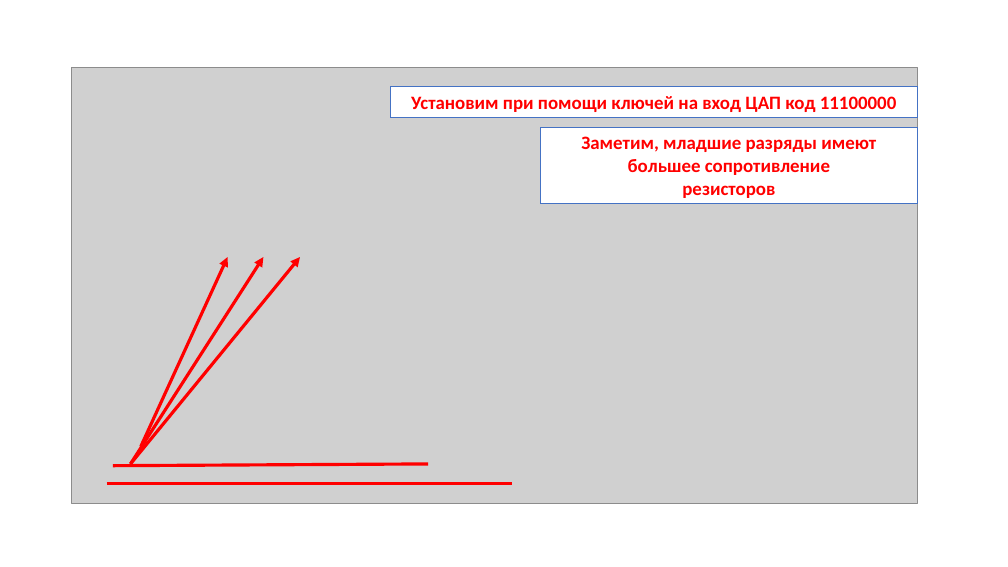
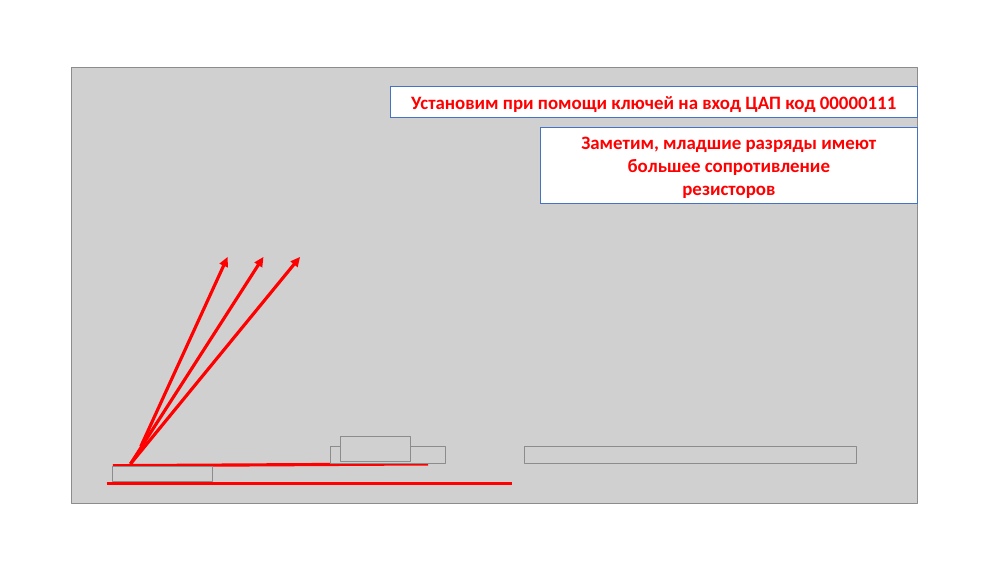
Before and after one commit to AnasEfi/silver-pestic, a slide deck: slide 11 of рубеж 3/презы/ЦАП.pptx. Drawn at 1008x567 pixels with LibreOffice and Linux fonts; fonts in the diff are those of the drawing; grey boxes stand for pictures. Boxes give left, top, right and bottom in pixels: in the first picture for what was removed or moved away, otherwise in the second. Text is boxed around its words. In the diff, an @@ line names an element or a change of style, - is before the commit and + after.

```diff
--- a/рубеж 3/презы/ЦАП.pptx
+++ b/рубеж 3/презы/ЦАП.pptx
@@ text in rectangle at bbox=[411, 96, 897, 112]: text changed @@
-Установим при помощи ключей на вход ЦАП код 11100000
+Установим при помощи ключей на вход ЦАП код 00000111
@@ picture added at bbox=[330, 447, 446, 464] @@
@@ picture added at bbox=[340, 436, 411, 461] @@
@@ picture added at bbox=[525, 447, 858, 464] @@
@@ picture added at bbox=[112, 467, 212, 481] @@
```
Also in this commit, not shown: 9 other slides changed, 12 other files.
